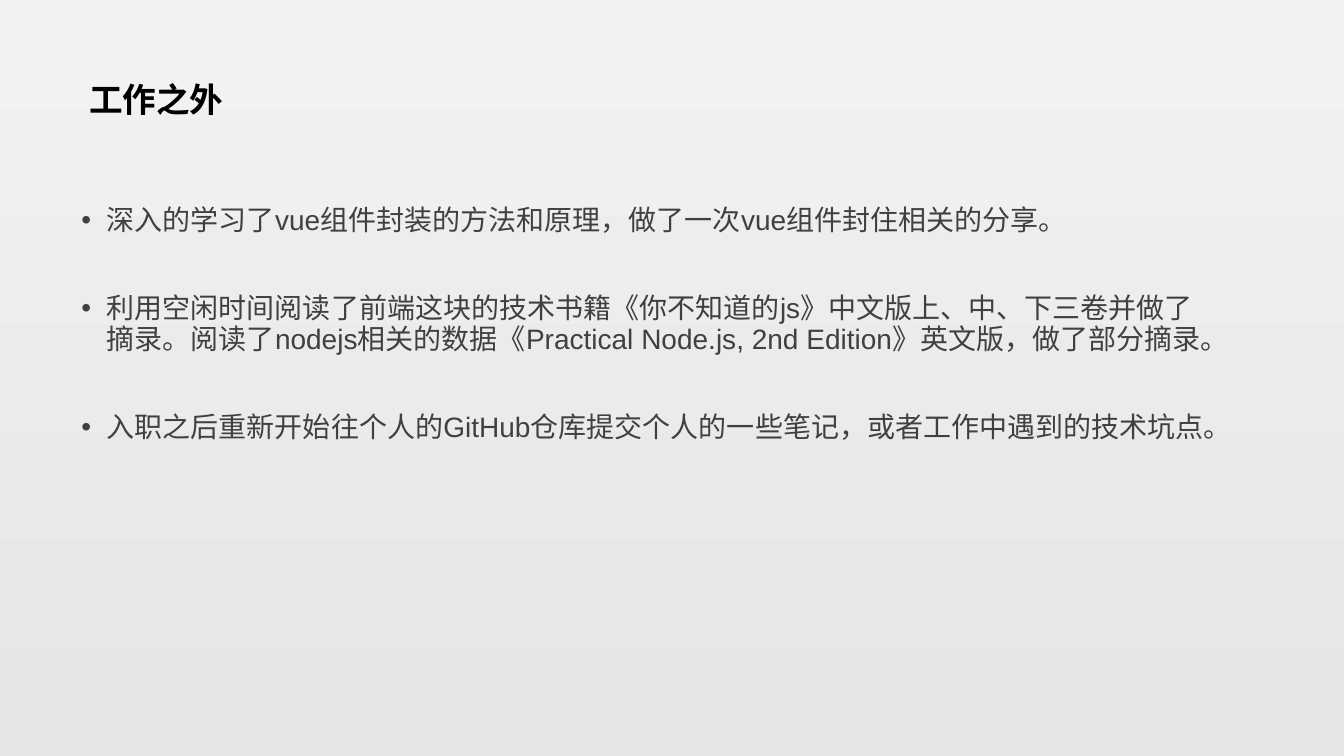
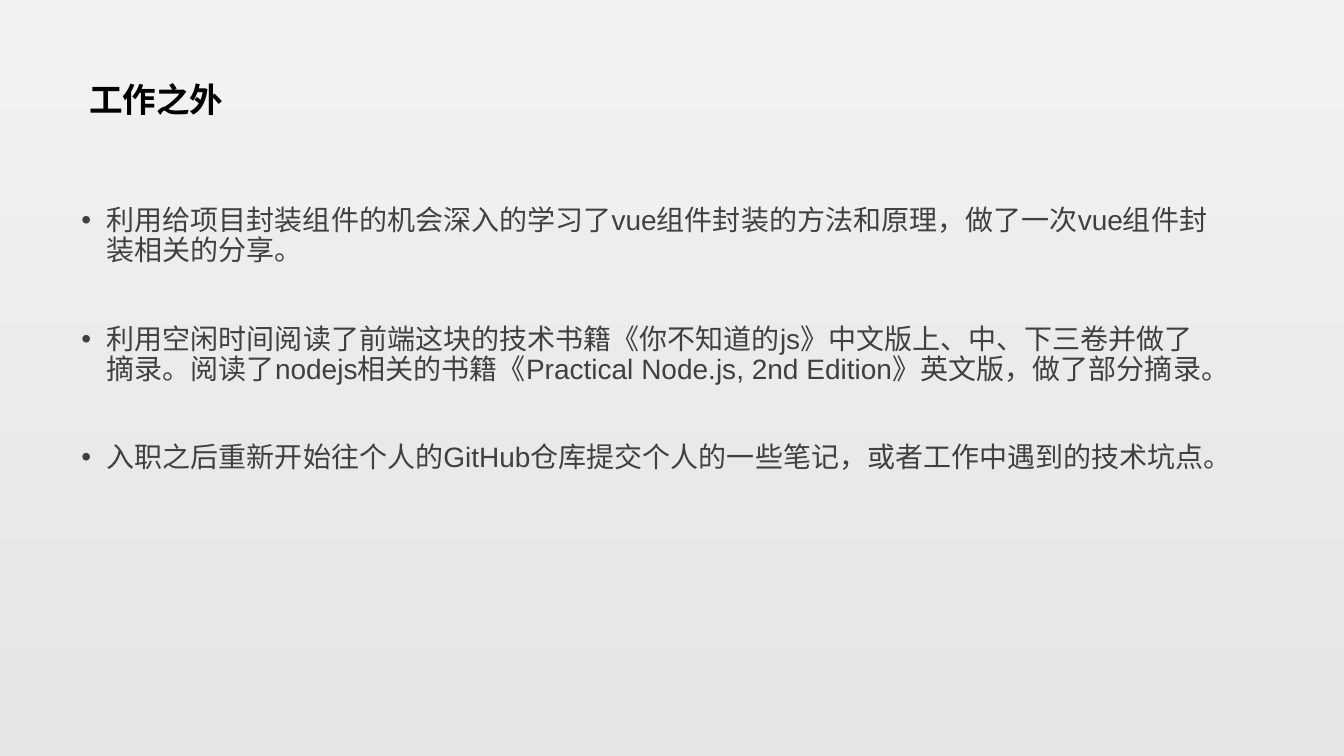
Before and after one commit to zepang/Rx_note, a slide deck: slide 8 of 赖泽海-试用期工作总结.pptx. Drawn at 1344x756 pixels with LibreOffice and Linux fonts; fonts in the diff are those of the drawing. Boxes give left, top, right and bottom in pixels: in the first picture for what was removed or moved away, otherwise in the second. Text is boxed around its words. In the diff, an @@ line names an element or a change of style, - is before the commit and + after.

Commit message:
fix

```diff
--- a/赖泽海-试用期工作总结.pptx
+++ b/赖泽海-试用期工作总结.pptx
@@ text at (x1=107, y1=206, x2=1229, y2=385): text changed @@
-• 深入的学习了vue组件封装的方法和原理，做了一次vue组件封住相关的分享。
-• 利用空闲时间阅读了前端这块的技术书籍《你不知道的js》中文版上、中、下三卷并做了摘录。阅读了nodejs相关的数据《Practical Node.js, 2nd Edition》英文版，做了部分摘录。
+• 利用给项目封装组件的机会深入的学习了vue组件封装的方法和原理，做了一次vue组件封装相关的分享。
+• 利用空闲时间阅读了前端这块的技术书籍《你不知道的js》中文版上、中、下三卷并做了摘录。阅读了nodejs相关的书籍《Practical Node.js, 2nd Edition》英文版，做了部分摘录。
```
Also in this commit, not shown: 3 other slides changed, 1 slide added.
